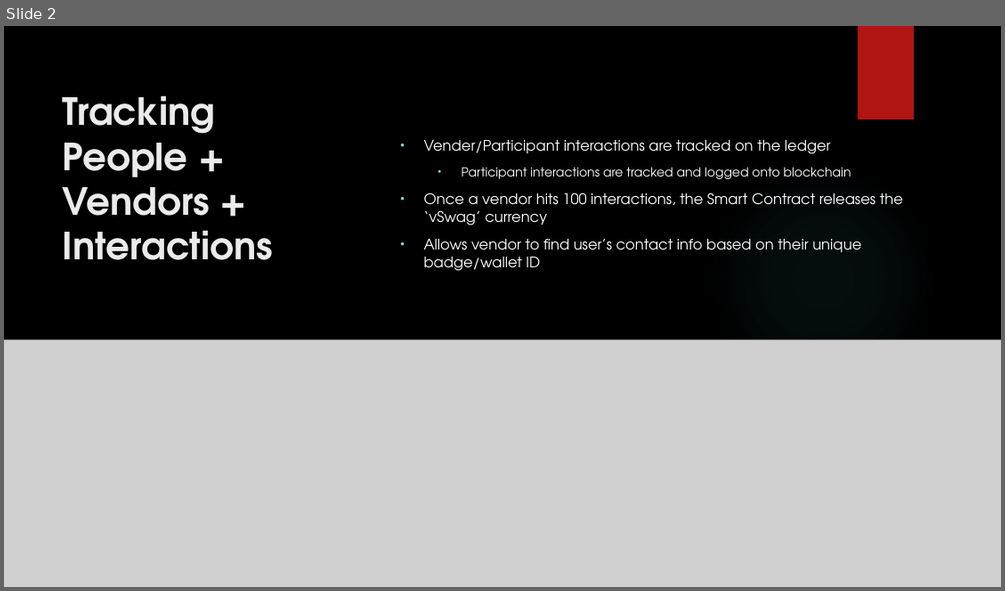
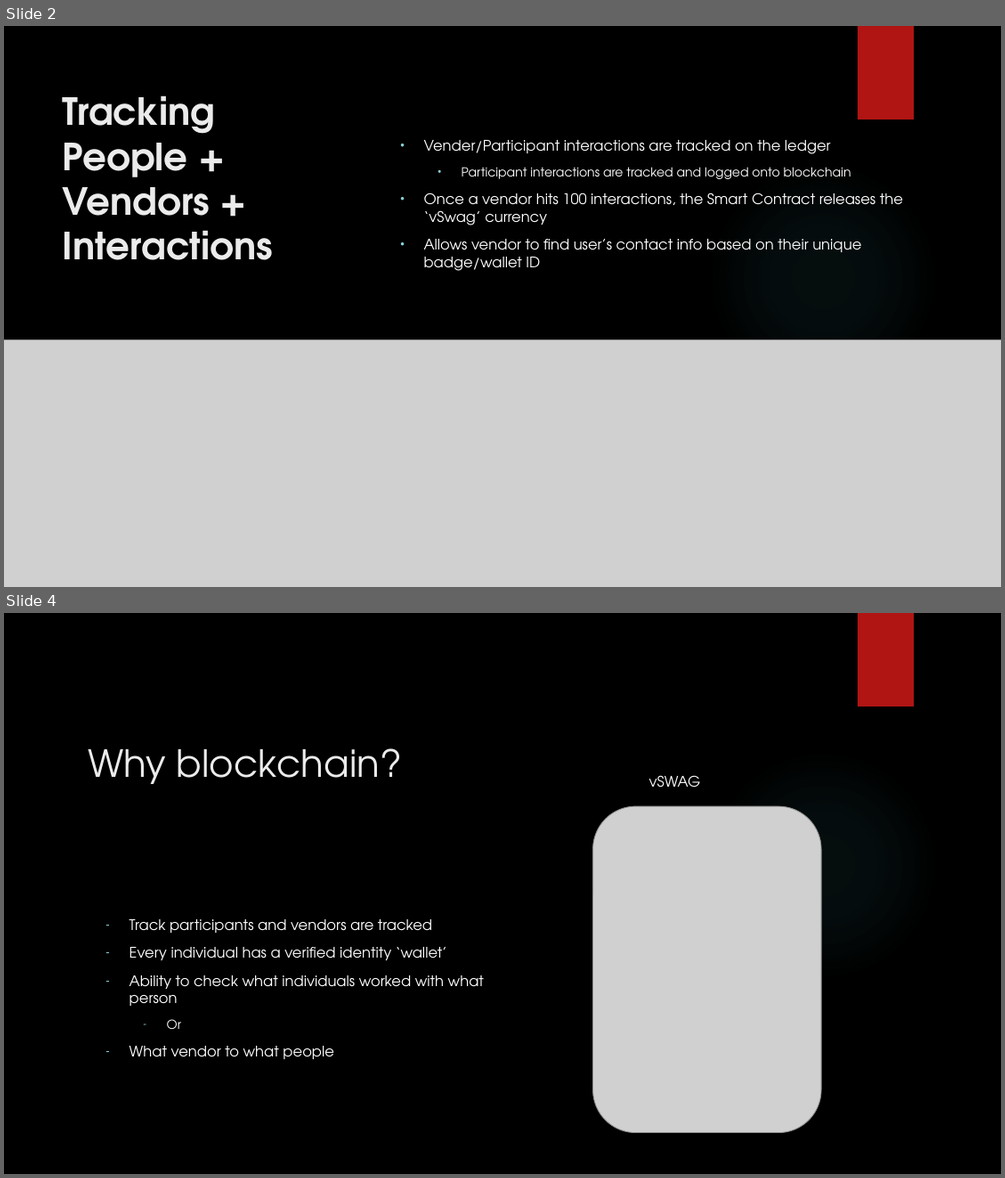
Before and after one commit to collin-thomas/vmware2018, a slide deck: Concord + VMWorld customer Relations.pptx. Shown one above the other, each under a label of ours: slide 2 before the commit, slides 2 and 4 after it; the slides between them are not shown. The pictures are 1005x591 and 1005x1178 pixels, drawn with LibreOffice and Linux fonts; fonts in the diff are those of the drawing; grey boxes stand for pictures; background and template pictures are left out. Boxes give left, top, right and bottom in pixels: in the first picture for what was removed or moved away, otherwise in the second. Text is boxed around its words. In the diff, an @@ line names an element or a change of style, - is before the commit and + after.

```diff
--- a/Concord + VMWorld customer Relations.pptx
+++ b/Concord + VMWorld customer Relations.pptx
@@ slide 4 added at [4,613,1001,1174], background picture (left out); not listed: 2 template elements that a slide beside it also shows @@
@@ title added at [88,748,402,784], 36 pt, text #EBEBEB @@
+Why blockchain?
@@ text added at [649,775,701,787], 14 pt, text #FFFFFF @@
+vSWAG
@@ picture added at [593,807,821,1133] @@
@@ text added at [129,919,484,1059], 14 pt, text #FFFFFF @@
+– Track participants and vendors are tracked
+– Every individual has a verified identity ‘wallet’
+– Ability to check what individuals worked with what person
+  – Or
+– What vendor to what people
```
Also in this commit, not shown: 2 slides changed, 1 other slide added.
